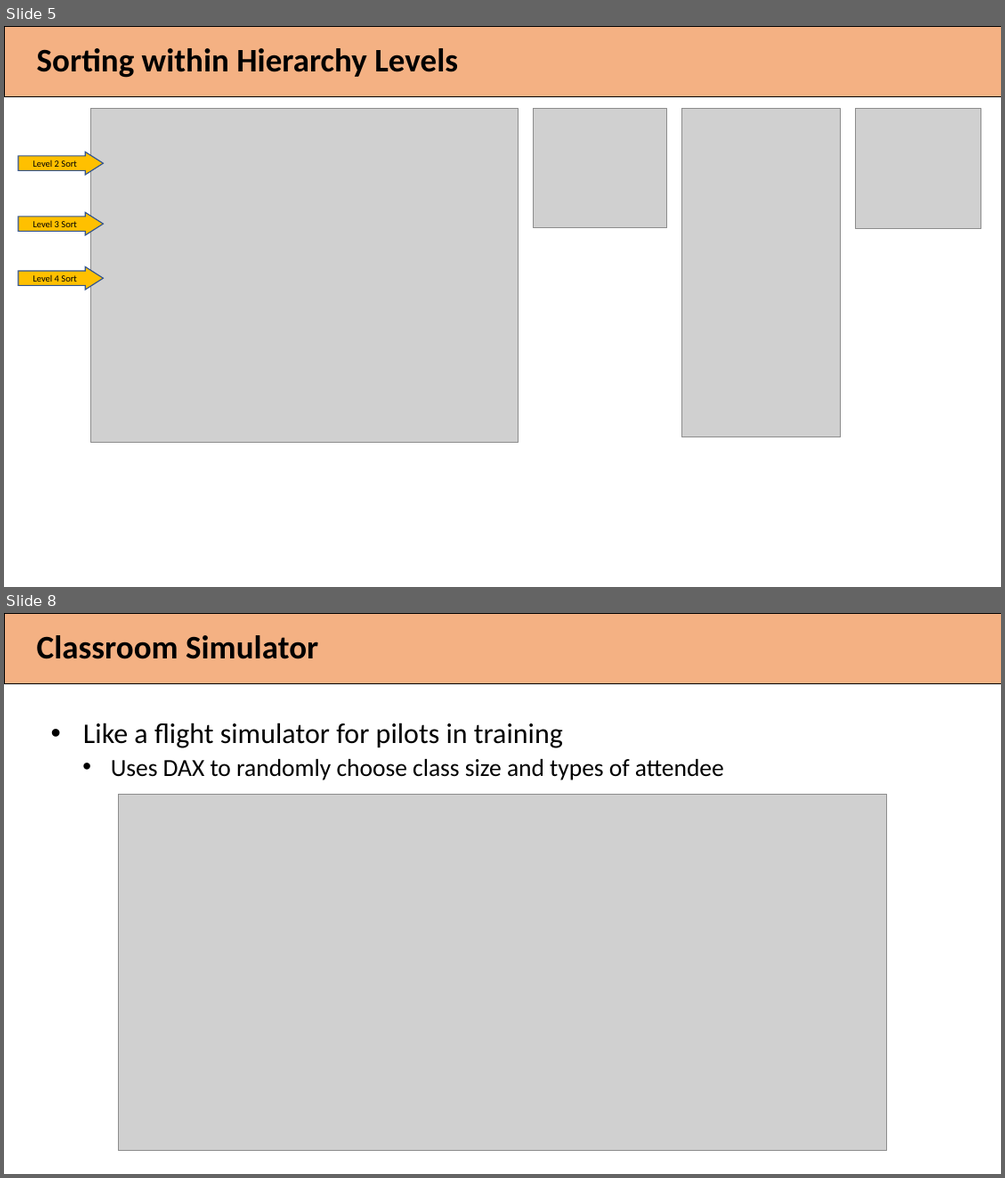
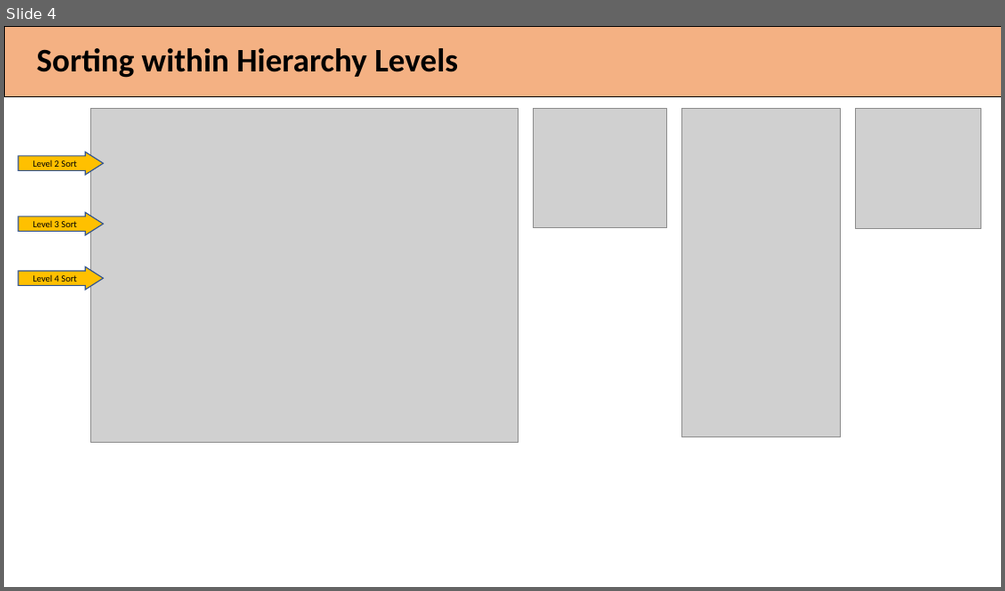
Before and after one commit to PowerBiDevCamp/PowerHour, a slide deck: Attendee Bad Behavior Analyzer.pptx. Shown one above the other, each under a label of ours: slides 5 and 8 before the commit, slide 4 after it; the slides between them are not shown. The pictures are 1005x1178 and 1005x591 pixels, drawn with LibreOffice and Linux fonts; fonts in the diff are those of the drawing; grey boxes stand for pictures. Boxes give left, top, right and bottom in pixels: in the first picture for what was removed or moved away, otherwise in the second. Text is boxed around its words. In the diff, an @@ line names an element or a change of style, - is before the commit and + after.

```diff
--- a/Attendee Bad Behavior Analyzer.pptx
+++ b/Attendee Bad Behavior Analyzer.pptx
@@ slide 8 removed at (x1=4, y1=613, x2=1001, y2=1174), background #FFFFFF; not listed: 1 template element that a slide beside it also shows @@
@@ title removed at (x1=37, y1=635, x2=318, y2=659) @@
-Classroom Simulator
@@ text removed at (x1=83, y1=722, x2=724, y2=780) @@
-• Like a flight simulator for pilots in training
-  • Uses DAX to randomly choose class size and types of attendee
@@ picture removed at (x1=119, y1=794, x2=886, y2=1151) @@
@@ what was slide 5 is now slide 4 @@
```
Also in this commit, not shown: 3 other slides removed, 1 other file.
